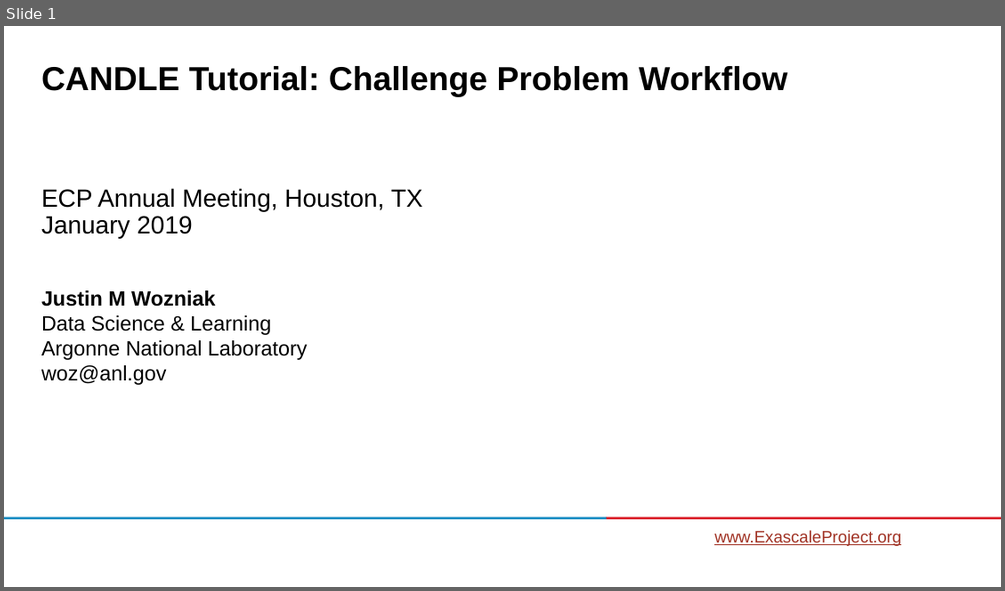
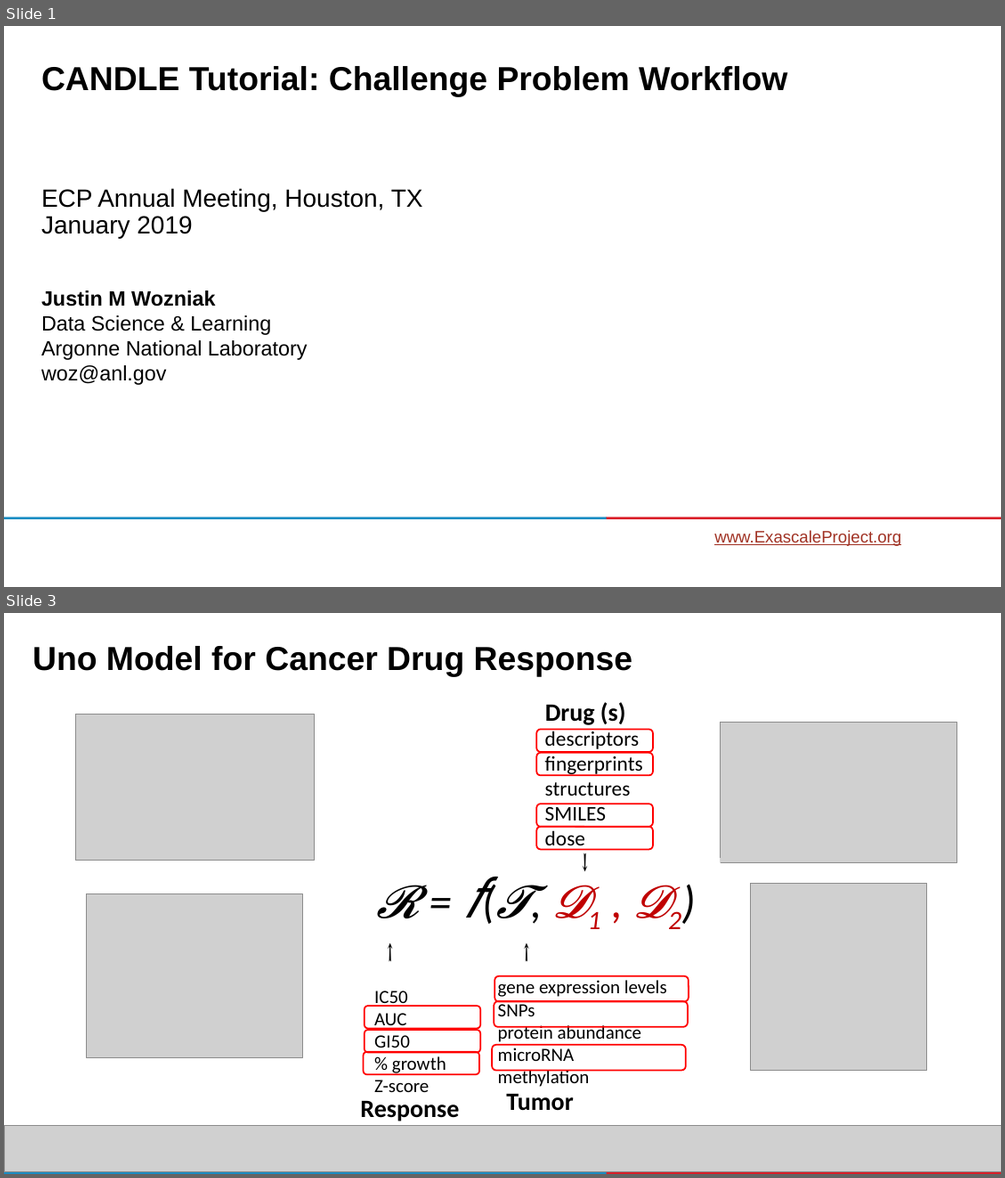
Before and after one commit to ECP-CANDLE/Tutorials, a slide deck: 2020/ECP/slides/09-cplo.pptx. Shown one above the other, each under a label of ours: slide 1 before the commit, slides 1 and 3 after it; the slides between them are not shown. The pictures are 1005x591 and 1005x1178 pixels, drawn with LibreOffice and Linux fonts; fonts in the diff are those of the drawing; grey boxes stand for pictures; background and template pictures are left out. Boxes give left, top, right and bottom in pixels: in the first picture for what was removed or moved away, otherwise in the second. Text is boxed around its words. In the diff, an @@ line names an element or a change of style, - is before the commit and + after.

```diff
--- a/2020/ECP/slides/09-cplo.pptx
+++ b/2020/ECP/slides/09-cplo.pptx
@@ slide 3 added at bbox=[4, 613, 1001, 1174], background #FFFFFF @@
@@ title added at bbox=[32, 646, 632, 677], 32 pt, text #000000, bold @@
+Uno Model for Cancer Drug Response
@@ picture added at bbox=[76, 714, 315, 860] @@
@@ text added at bbox=[545, 702, 626, 725], 24 pt, text #000000, bold @@
+Drug (s)
@@ rounded rectangle added at bbox=[536, 729, 652, 751], outline #FF0000 1.5 pt @@
@@ text added at bbox=[545, 728, 643, 851], 20 pt, text #000000 @@
+descriptors
+fingerprints
+structures
+SMILES
+dose
@@ picture added at bbox=[720, 722, 956, 862] @@
@@ rounded rectangle added at bbox=[536, 753, 652, 775], outline #FF0000 1.5 pt @@
@@ rounded rectangle added at bbox=[536, 803, 652, 826], outline #FF0000 1.5 pt @@
@@ rounded rectangle added at bbox=[536, 827, 652, 850], outline #FF0000 1.5 pt @@
@@ text added at bbox=[564, 844, 607, 887], 28 pt, text #000000 @@
+→
@@ text added at bbox=[368, 859, 720, 933], 44 pt, text #000000, italic @@
+𝓡 = 𝑓(𝓣, 𝓓1 , 𝓓2)
@@ text added at bbox=[376, 879, 587, 918], 44 pt, text #000000, italic @@
+𝓡 = 𝑓(𝓣, 𝓓)
@@ picture added at bbox=[86, 894, 303, 1057] @@
@@ picture added at bbox=[751, 883, 927, 1070] @@
@@ text added at bbox=[368, 927, 411, 971], 28 pt, text #000000 @@
+→
@@ text added at bbox=[505, 927, 548, 971], 28 pt, text #000000 @@
+→
@@ rounded rectangle added at bbox=[494, 976, 688, 1001], outline #FF0000 1.5 pt @@
@@ text added at bbox=[498, 980, 667, 1086], 18 pt, text #000000 @@
+gene expression levels
+SNPs
+protein abundance
+microRNA
+methylation
@@ rounded rectangle added at bbox=[364, 1005, 480, 1028], outline #FF0000 1.5 pt @@
@@ text added at bbox=[374, 990, 446, 1092], 18 pt, text #000000 @@
+IC50
+AUC
+GI50
+% growth
+Z-score
@@ rounded rectangle added at bbox=[494, 1001, 688, 1027], outline #FF0000 1.5 pt @@
@@ rounded rectangle added at bbox=[364, 1030, 480, 1052], outline #FF0000 1.5 pt @@
@@ rounded rectangle added at bbox=[363, 1052, 479, 1074], outline #FF0000 1.5 pt @@
@@ rounded rectangle added at bbox=[492, 1045, 685, 1070], outline #FF0000 1.5 pt @@
@@ text added at bbox=[360, 1101, 459, 1121], 24 pt, text #000000, bold @@
+Response
@@ text added at bbox=[506, 1094, 573, 1111], 24 pt, text #000000, bold @@
+Tumor
@@ picture added at bbox=[4, 1126, 1001, 1172] @@
@@ rectangle added at bbox=[4, 1172, 606, 1174], fill #1B8DC3 @@
@@ rectangle added at bbox=[606, 1172, 1001, 1174], fill #DA1F28 @@
```
Also in this commit, not shown: 7 slides changed, 7 other slides added, 2 slides removed.
